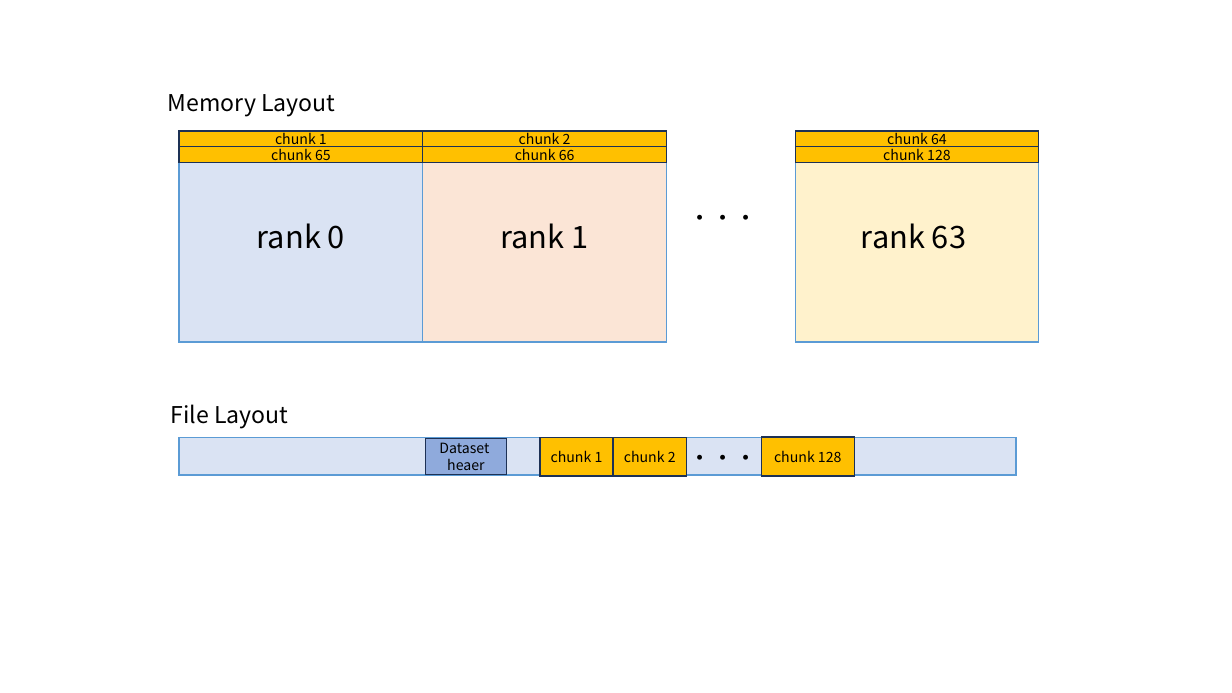
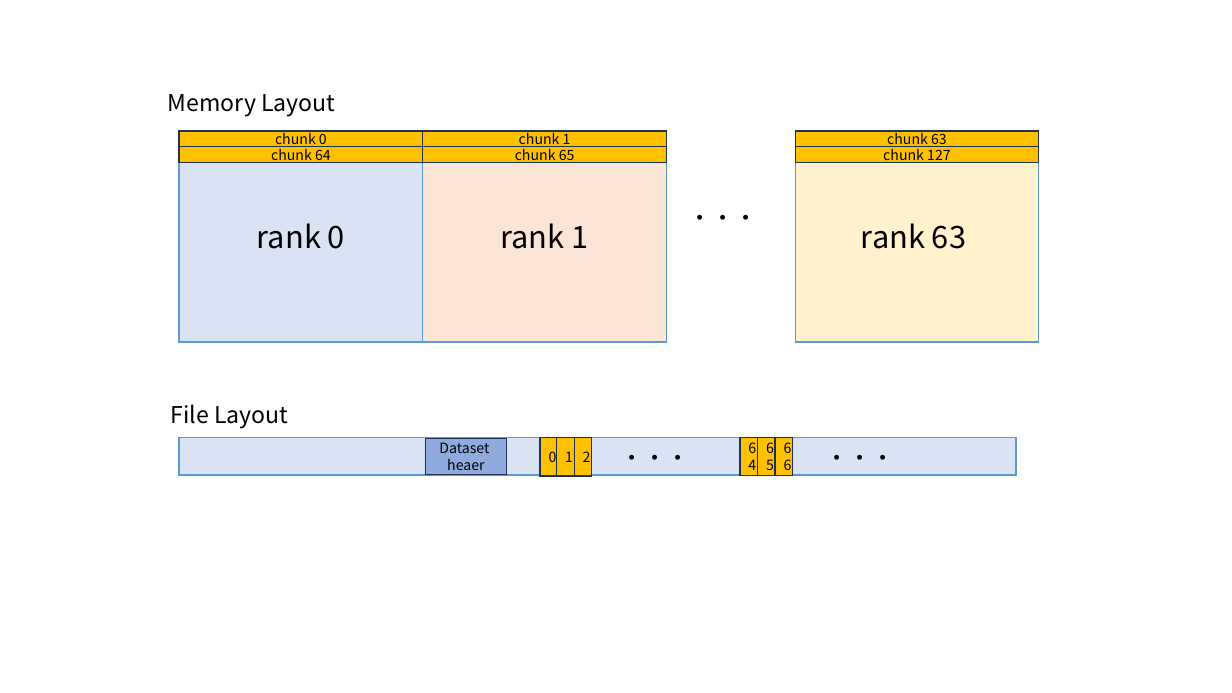
Before and after one commit to taki-d/texlive-ja-template, a slide deck: slide 18 of figure.pptx. Drawn at 1232x693 pixels with LibreOffice and Linux fonts; fonts in the diff are those of the drawing. Boxes give left, top, right and bottom in pixels: in the first picture for what was removed or moved away, otherwise in the second. Text is boxed around its words. In the diff, an @@ line names an element or a change of style, - is before the commit and + after.

```diff
--- a/figure.pptx
+++ b/figure.pptx
@@ text in rectangle at [271,146,331,164]: text changed @@
-chunk 65
+chunk 64
@@ text in rectangle at [275,130,327,147]: text changed @@
-chunk 1
+chunk 0
@@ text in rectangle at [515,146,575,164]: text changed @@
-chunk 66
+chunk 65
@@ text in rectangle at [519,130,571,147]: text changed @@
-chunk 2
+chunk 1
@@ text in rectangle at [883,146,951,164]: text changed @@
-chunk 128
+chunk 127
@@ text in rectangle at [887,130,947,147]: text changed @@
-chunk 64
+chunk 63
@@ rectangle added at [541,438,558,476], fill #FFC000, outline #1E3256 1 pt, 11 pt, text #000000 @@
+0
@@ rectangle "1": place and size @@
-rectangle "1" at [541,438,614,476]
+rectangle "1" at [556,438,574,476]
@@ rectangle "2": place and size @@
-rectangle "2" at [614,438,687,476]
+rectangle "2" at [574,438,592,476]
@@ text "・・・" rewrapped from [689,454,758,460] to [673,437,742,456] @@
@@ rectangle added at [740,437,758,475], fill #FFC000, outline #1E3256 1 pt, 11 pt, text #000000 @@
+64
@@ rectangle added at [758,437,775,475], fill #FFC000, outline #1E3256 1 pt, 11 pt, text #000000 @@
+65
@@ rectangle removed at [762,437,855,476] @@
-chunk 128
@@ rectangle added at [775,437,793,475], fill #FFC000, outline #1E3256 1 pt, 11 pt, text #000000 @@
+66
@@ text in rectangle at [565,451,573,462]: text changed @@
-chunk 1
+1
@@ text in rectangle at [583,451,591,462]: text changed @@
-chunk 2
+2
@@ text added at [825,454,894,460], 18 pt, text #000000 @@
+・・・
```
Also in this commit, not shown: 1 other slide changed, 1 slide added, 10 other files.
